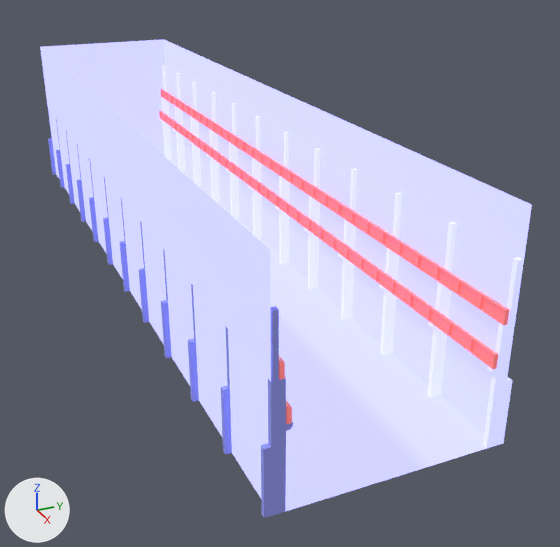
A saved change to the glTF model public/models/1p_3bay.glb.
Rendered twice from a camera (50 mm lens) standing at (169.6, -54.5, 77.6) and looking at (16.3, 14.5, 1.0). The lights are fixed; the arrows at lower left show +X, +Y and +Z. The older version comes first. Where no turn or scale is listed for an object, it has been applied to the vertices.

In view in the first picture: '1P_3Bay', '3_Bay_Pillar01', '3_Bay_Pillar02', '3_Bay_Rail01', '3_Bay_Rail01_s', '3_Bay_Rail02', '3_Bay_Rail02_s', '3_Bay_Rail03', '3_Bay_Rail04'.
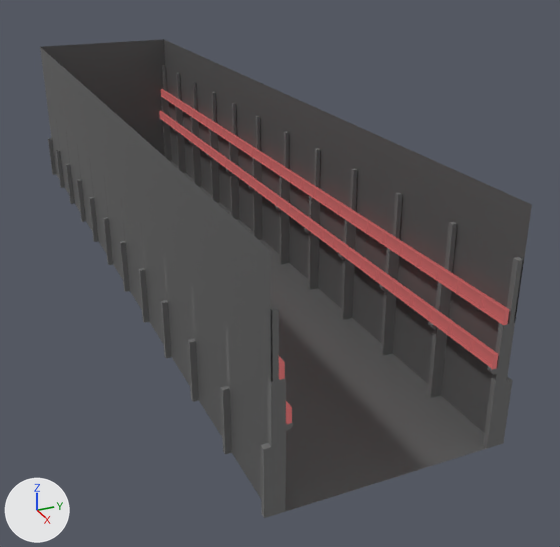
What differs and where, as boxes (x1, y1, x2, y2) in the pictures (560 x 547 px):
'1P_3Bay', recoloured (darker)
    both: (40, 39, 532, 512)
'3_Bay_Pillar01', recoloured
    both: (159, 65, 523, 448)
'3_Bay_Pillar02', recoloured
    both: (48, 111, 293, 518)
'3_Bay_Rail01', recoloured
    both: (161, 89, 509, 325)
'3_Bay_Rail02', recoloured
    both: (159, 111, 498, 369)
'3_Bay_Rail01_s', recoloured
    both: (164, 90, 506, 361)
'3_Bay_Rail02_s', recoloured
    both: (161, 111, 495, 407)
'3_Bay_Rail03', recoloured
    both: (279, 356, 285, 380)
'3_Bay_Rail04', recoloured
    both: (286, 401, 292, 424)

Patch to the scene script:
```diff
--- a/public/models/1p_3bay.glb.py
+++ b/public/models/1p_3bay.glb.py
@@ mat_14___default_2 @@
 mat_14___default_2 = principled_material('_14___Default_2')
-mat_14___default_2.base_color = (0.333, 0.365, 0.996)  # blue #9ca3ff
+mat_14___default_2.base_color = (0.159, 0.159, 0.159)  # grey #6f6f6f
 mat_14___default_2.roughness = 0.896
@@ mat_11___default @@
 mat_11___default = principled_material('_11___Default')
-mat_11___default.base_color = (1.0, 0.192, 0.192)  # red #ff7979
+mat_11___default.base_color = (0.195, 0.0232, 0.0232)  # dark red #7a2a2a
 mat_11___default.roughness = 0.896
@@ mat_머티리얼 @@
+mat_머티리얼 = principled_material('머티리얼')
+mat_머티리얼.base_color = (0.107, 0.107, 0.107)  # dark grey #5c5c5c
@@ me_mesh_007 @@
 me_mesh_007.from_pydata(...)  # 8 vertices, 8 faces; spans x -90.0..90.0, y -20.0..20.0, z 0.0..41.0
-me_mesh_007.materials.append(mat_13___default)  # blue #787eff, glowing blue #c1c3ec
+me_mesh_007.materials.append(mat_머티리얼)  # dark grey #5c5c5c
@@ me_mesh_008 @@
 me_mesh_008.from_pydata(...)  # 360 vertices, 672 faces; spans x -90.0..90.0, y 17.0..21.0, z 0.0..33.0
-me_mesh_008.materials.append(mat_gentry)  # blue #bdc2fa, glowing blue #afb1fc
+me_mesh_008.materials.append(mat_14___default_2)  # grey #6f6f6f
```
